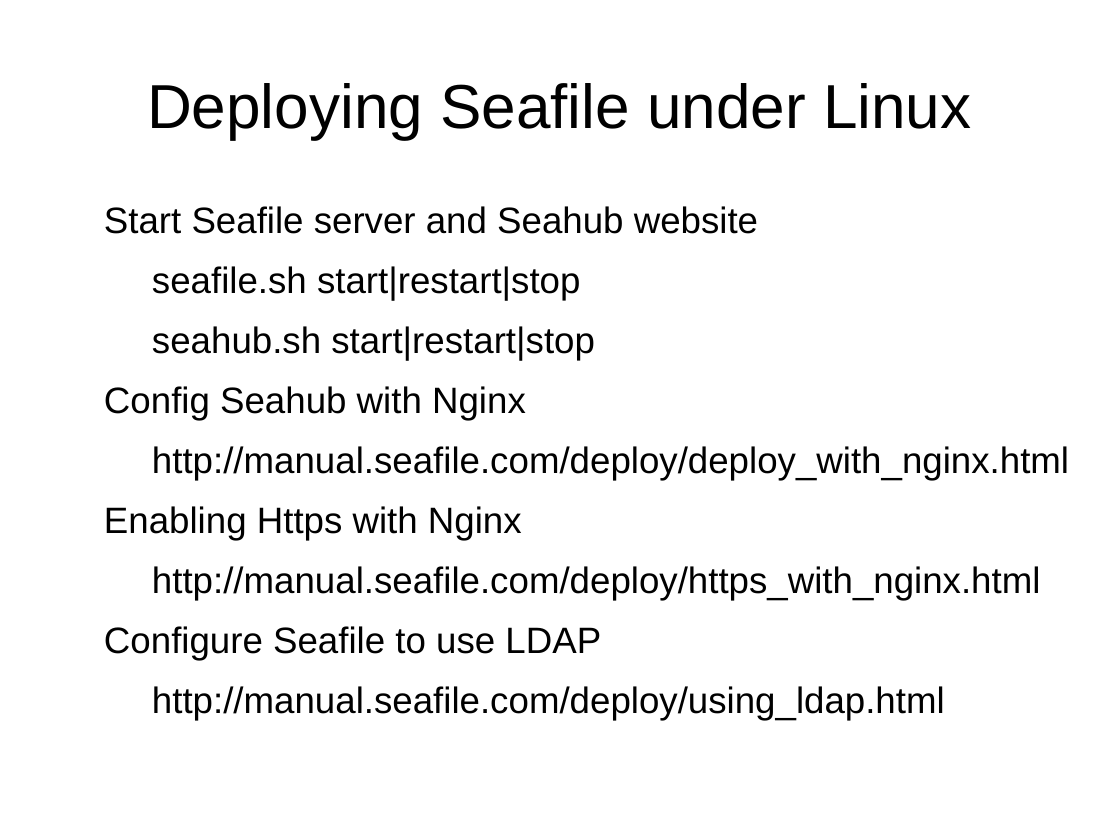
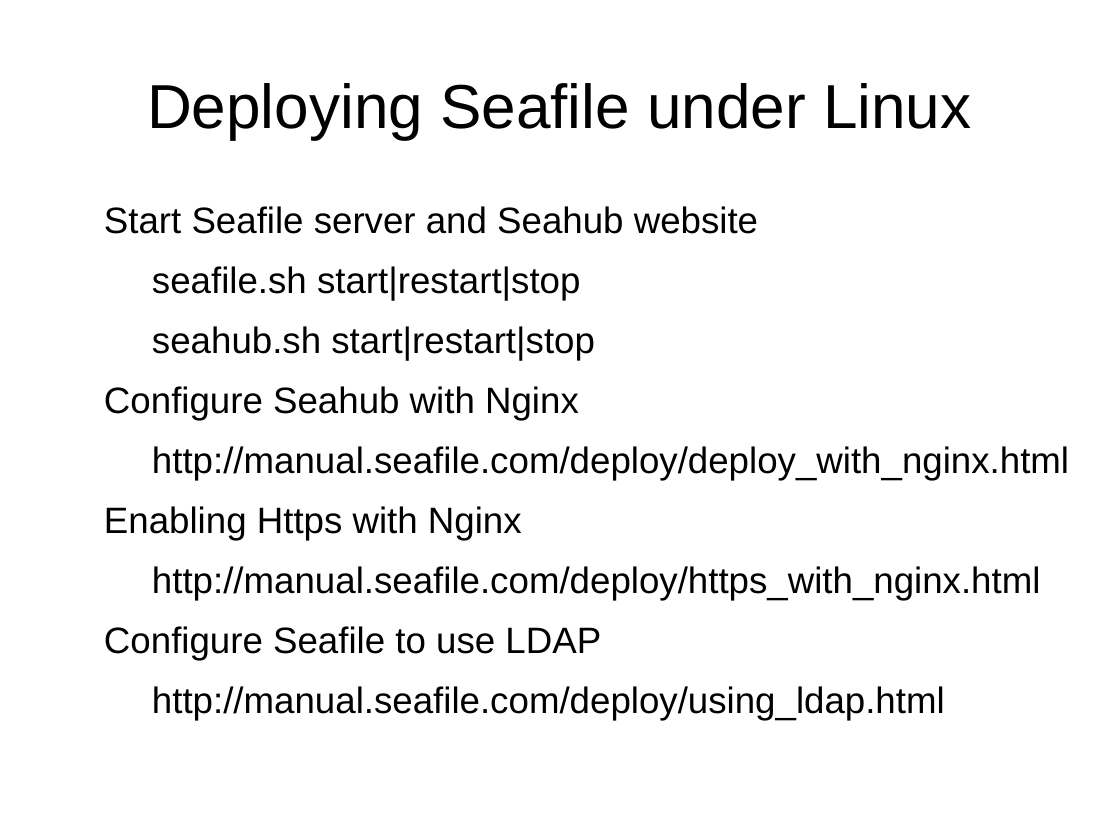
Before and after one commit to pythonvlc/workshop-seafile, a slide deck: slide 10 of slides.odp. Drawn at 1120x840 pixels with LibreOffice and Linux fonts; fonts in the diff are those of the drawing. Boxes give left, top, right and bottom in pixels: in the first picture for what was removed or moved away, otherwise in the second. Text is boxed around its words. In the diff, an @@ line names an element or a change of style, - is before the commit and + after.

```diff
--- a/slides.odp
+++ b/slides.odp
@@ text at (x1=104, y1=386, x2=579, y2=420): text changed @@
-Config Seahub with Nginx
+Configure Seahub with Nginx
```
Also in this commit, not shown: 1 other slide changed, 1 other file.
